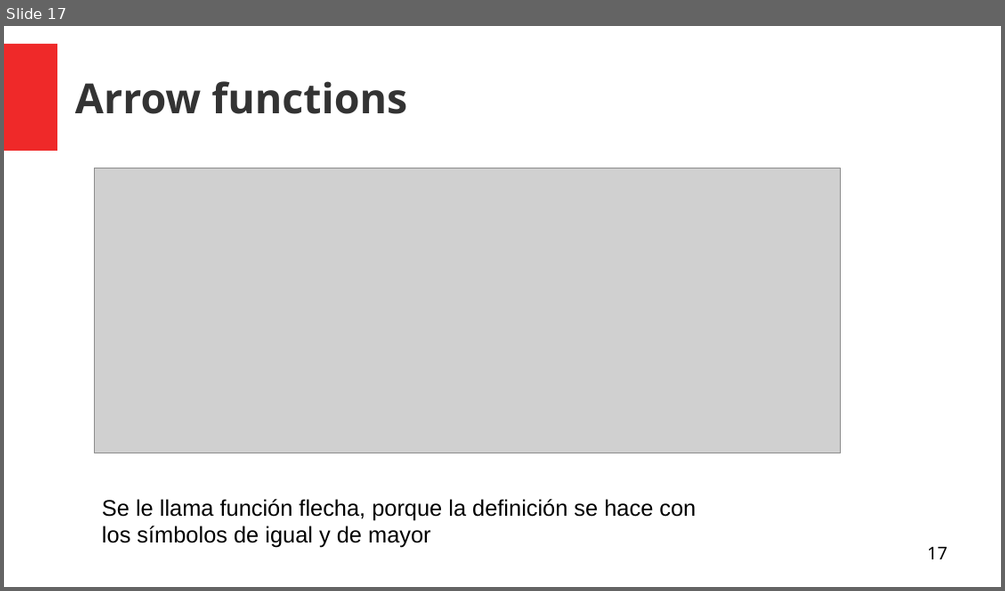
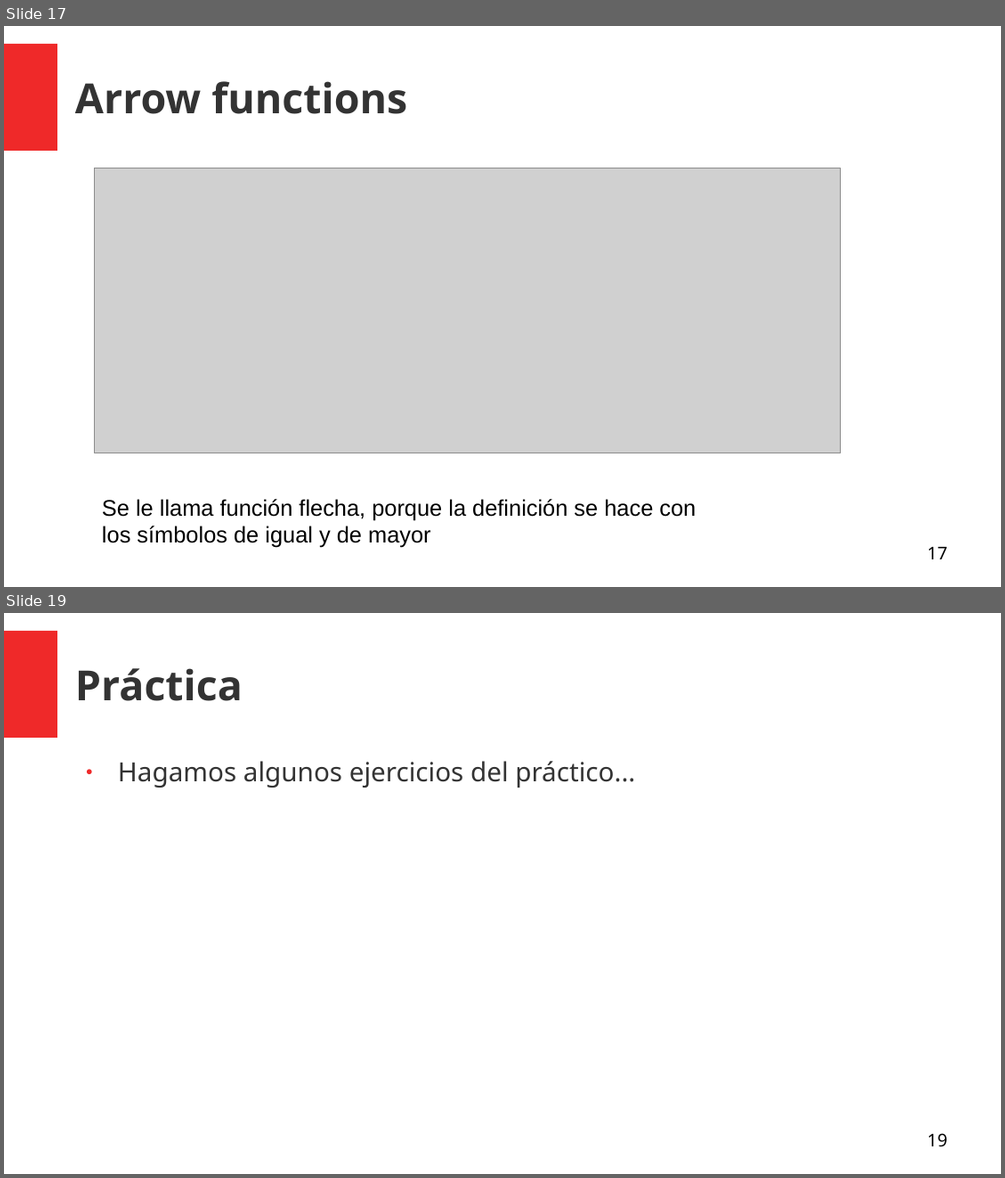
Before and after one commit to Joaquin-Developer/tutorias_intro_a_la_prog, a slide deck: 8_do_while_y_funciones.odp. Shown one above the other, each under a label of ours: slide 17 before the commit, slides 17 and 19 after it; the slides between them are not shown. The pictures are 1005x591 and 1005x1178 pixels, drawn with LibreOffice and Linux fonts; fonts in the diff are those of the drawing; grey boxes stand for pictures. Boxes give left, top, right and bottom in pixels: in the first picture for what was removed or moved away, otherwise in the second. Text is boxed around its words. In the diff, an @@ line names an element or a change of style, - is before the commit and + after.

```diff
--- a/8_do_while_y_funciones.odp
+++ b/8_do_while_y_funciones.odp
@@ slide 19 added at (x1=4, y1=613, x2=1001, y2=1174), background #FFFFFF; not listed: 1 template element that a slide beside it also shows @@
@@ title added at (x1=75, y1=668, x2=243, y2=701), 33 pt, text #333333, bold @@
+Práctica
@@ text added at (x1=118, y1=761, x2=635, y2=787), 21 pt, text #333333 @@
+● Hagamos algunos ejercicios del práctico...
@@ page number added at (x1=927, y1=1133, x2=947, y2=1147), 14 pt, text #000000 @@
+19
```
Also in this commit, not shown: 1 slide changed, 12 other files.
